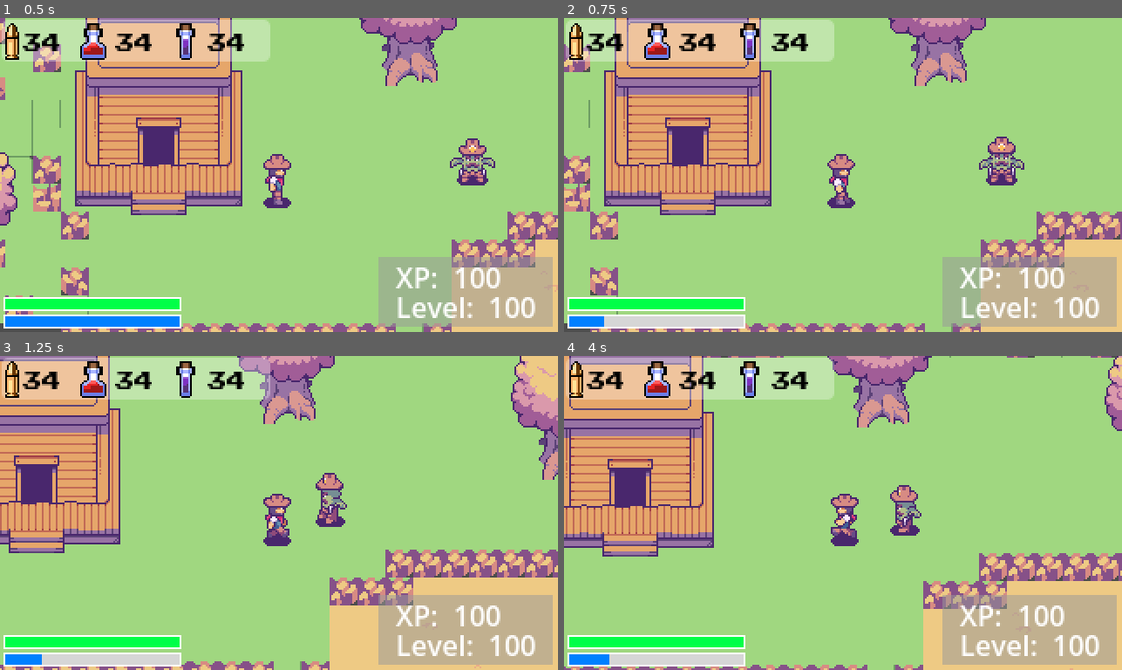
Above: before the commit, frames 1-4 (two rows, left to right).
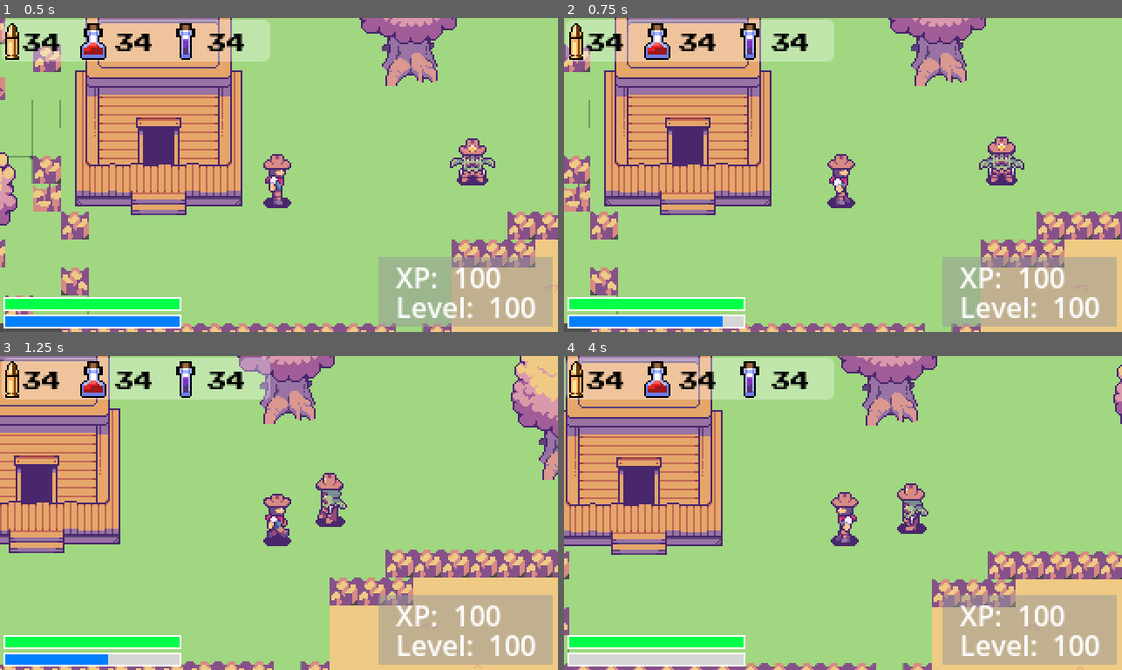
Above: after the commit, the same moments.

Repository: davidsullivanbfhs/rpg_2d_topdown
Game: Godot game, scene res://Scenes/main.tscn
The game is run twice, just before and just after one commit, with the same random seed, the same clock (stepped at 60 frames per second) and the same inputs.
Inputs:
- Up to frame 1 (0.5 s): no input
- Up to frame 2 (0.75 s): hold D (Right) from 0.53 s (still down); hold Space (Sprint) from 0.53 s (still down)
- Up to frame 3 (1.25 s): keep holding D (Right); keep holding Space (Sprint)
- Up to frame 4 (4 s): release D (Right) at 1.28 s; release Space (Sprint) at 1.28 s; hold S (Down) 1.28-2.03 s; tap Ctrl (Shoot) at 1.35 s; tap Space (Sprint) at 1.55, 3.05 s; hold Space (Sprint) 2.03-2.78 s; hold D (Right) 2.03-3.53 s; tap W (Top) at 2.85 s; hold A (Left) from 3.53 s (still down); hold Space (Sprint) from 3.53 s (still down)

Frame 1 is identical in both runs. In frame 2, 0.7% of the frame differs, in the area x 7-29%, y 95-99%; in frame 3, 0.4%; in frame 4, 15%, in the area x 0-100%, y 0-100%.

Commit message:
fixed stamina if sprint is held down and made bullets snappier

Diff:
--- a/Scenes/player.tscn
+++ b/Scenes/player.tscn
@@ -723,8 +723,10 @@
 
 [node name="AnimatedSprite2D" type="AnimatedSprite2D" parent="."]
 sprite_frames = SubResource("SpriteFrames_a07r0")
-animation = &"walk_angleUp"
+animation = &"attack_back"
+frame = 5
 
 [node name="Camera2D" type="Camera2D" parent="."]
 
 [connection signal="animation_finished" from="AnimatedSprite2D" to="." method="_on_animated_sprite_2d_animation_finished"]
+[connection signal="frame_changed" from="AnimatedSprite2D" to="." method="_on_animated_sprite_2d_frame_changed"]
--- a/Scripts/player.gd
+++ b/Scripts/player.gd
@@ -28,7 +28,7 @@
 
 @export var speed = 50.0
 @export var recoil = -5.0
-@export var stamina_decrease = 20
+@export var stamina_decrease = 1
 
 @onready var animation_sprite = $AnimatedSprite2D
 var new_direction: Vector2 = Vector2.ZERO
@@ -69,17 +69,20 @@
 	if abs(direction.x) == 1 and abs(direction.y) == 1:
 		direction = direction.normalized()
 
-	if Input.is_action_pressed("Sprint") && stamina >= 25:
-		if stamina >= 25:
+	if Input.is_action_pressed("Sprint"):
+		if stamina >= 0:
 			speed = 100
 			animation_sprite.speed_scale = 2
 			stamina = stamina - stamina_decrease ### make this a variable
 			stamina_updated.emit(stamina, max_stamina) # stamina, max_stamina
-			print(stamina)
 	elif Input.is_action_just_released("Sprint"):
 		speed = 50
 		animation_sprite.speed_scale = 1
 
+	##make them slow down if they have used up their stamina, even if they have sprint button pressed
+	if stamina <= 0:
+		speed = 50
+		animation_sprite.speed_scale = 1
 	#var movement = direction * speed * delta
 	#print(is_attacking)
 	if is_attacking == false:
@@ -153,10 +156,21 @@
 
 
 func _on_animated_sprite_2d_animation_finished() -> void:
+
 	#print("Finished animation")
 	is_attacking = false
 	#instantiate bullet
-	if animation_sprite.animation.begins_with("attack_"):
+	#if animation_sprite.animation.begins_with("attack_"):
+		#var bullet = Global.bullet_scene.instantiate()
+		#bullet.damage = bullet_damage
+		#bullet.direction = new_direction.normalized()
+		#bullet.position = position + new_direction.normalized() * 4
+		#get_tree().root.get_node("Main").add_child(bullet)
+
+
+func _on_animated_sprite_2d_frame_changed() -> void:
+	#instantiate bullet
+	if animation_sprite.animation.begins_with("attack_")&& animation_sprite.frame == 2:
 		var bullet = Global.bullet_scene.instantiate()
 		bullet.damage = bullet_damage
 		bullet.direction = new_direction.normalized()
